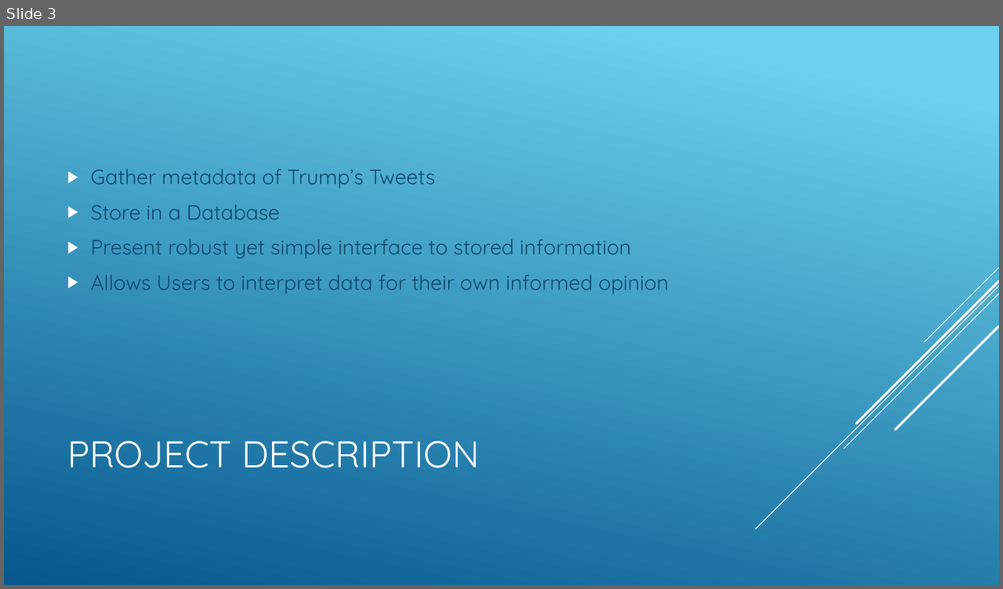
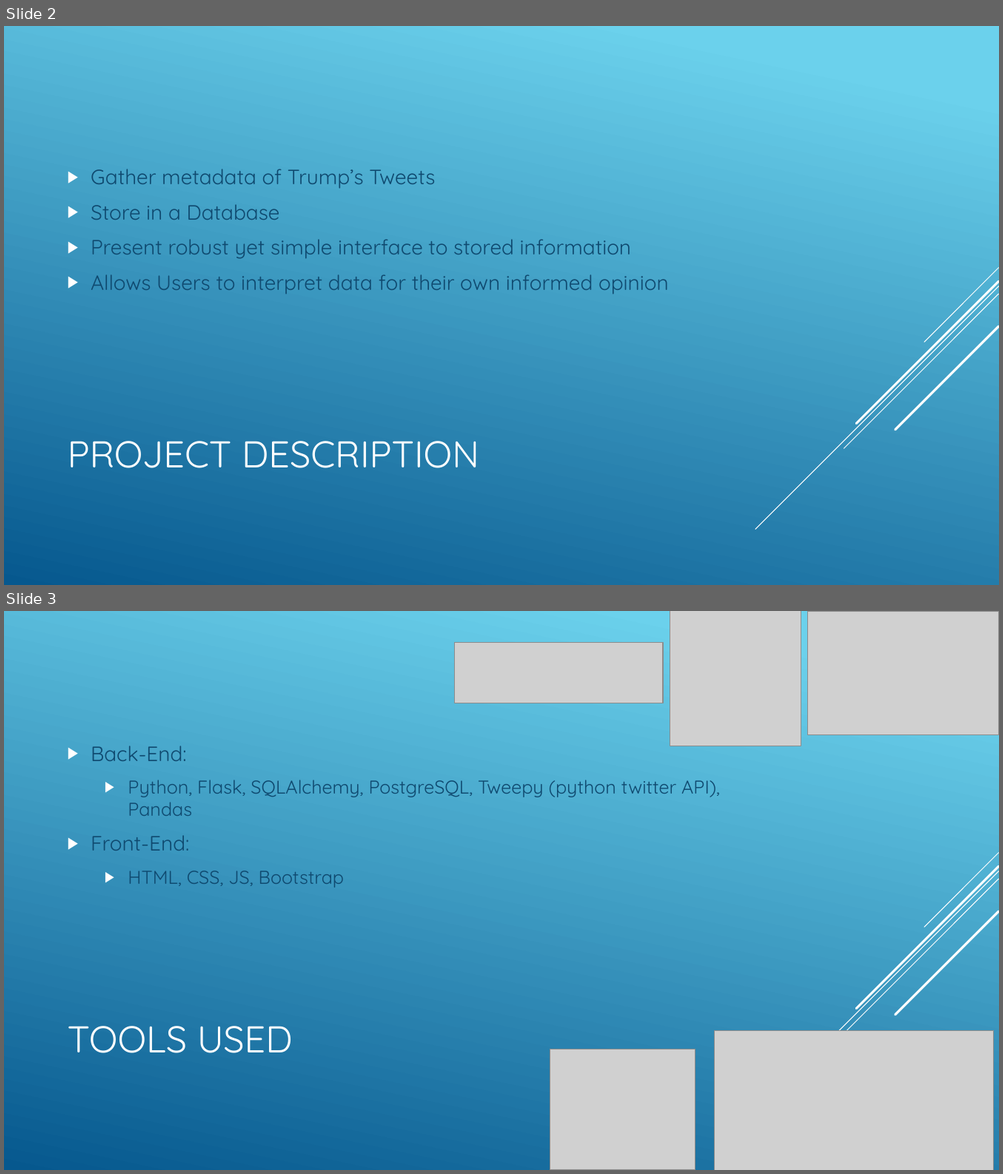
Before and after one commit to Savan777/Data-management-Systems-project-2017, a slide deck: DBMSpresentation.pptx. Shown one above the other, each under a label of ours: slide 3 before the commit, slides 2 and 3 after it. The pictures are 1003x589 and 1003x1174 pixels, drawn with LibreOffice and Linux fonts; fonts in the diff are those of the drawing; grey boxes stand for pictures. Boxes give left, top, right and bottom in pixels: in the first picture for what was removed or moved away, otherwise in the second. Text is boxed around its words. In the diff, an @@ line names an element or a change of style, - is before the commit and + after.

```diff
--- a/DBMSpresentation.pptx
+++ b/DBMSpresentation.pptx
@@ slide 3 added at (x1=4, y1=611, x2=999, y2=1170), background gradient #6ED2EB to #06588E; not listed: 5 template elements that a slide beside it also shows @@
@@ picture added at (x1=669, y1=611, x2=801, y2=746) @@
@@ picture added at (x1=808, y1=611, x2=999, y2=735) @@
@@ picture added at (x1=455, y1=643, x2=663, y2=703) @@
@@ text added at (x1=91, y1=746, x2=720, y2=888), 18 pt, text #0F496F @@
+▶ Back-End:
+  ▶ Python, Flask, SQLAlchemy, PostgreSQL, Tweepy (python twitter API), Pandas
+▶ Front-End:
+  ▶ HTML, CSS, JS, Bootstrap
@@ title added at (x1=68, y1=1026, x2=293, y2=1054), 36 pt, text #FFFFFF @@
+TOOLS USED
@@ picture added at (x1=714, y1=1031, x2=994, y2=1170) @@
@@ picture added at (x1=550, y1=1050, x2=696, y2=1170) @@
@@ what was slide 3 is now slide 2 @@
```
Also in this commit, not shown: 2 slides changed, 3 slides removed.
